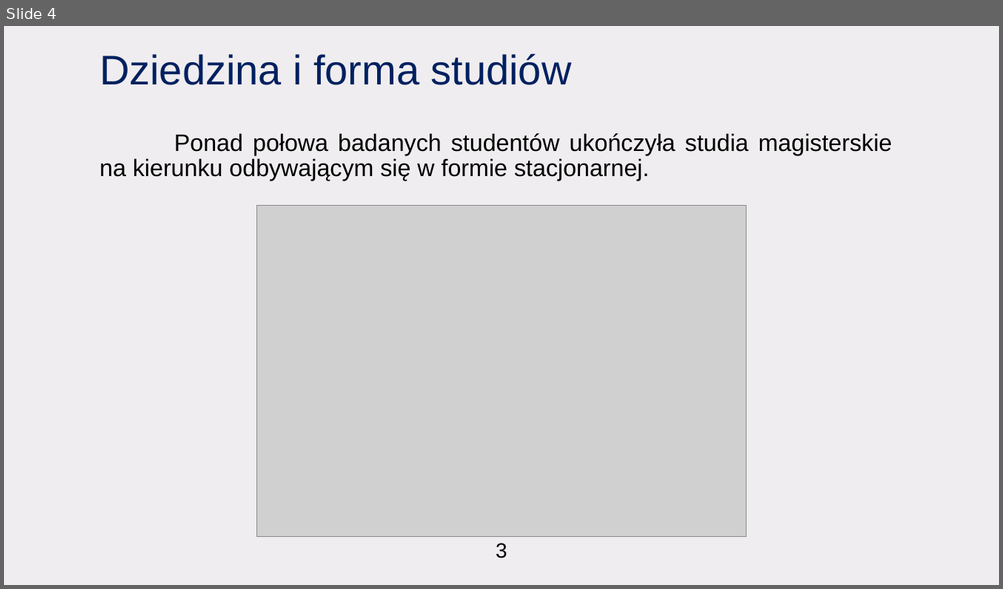
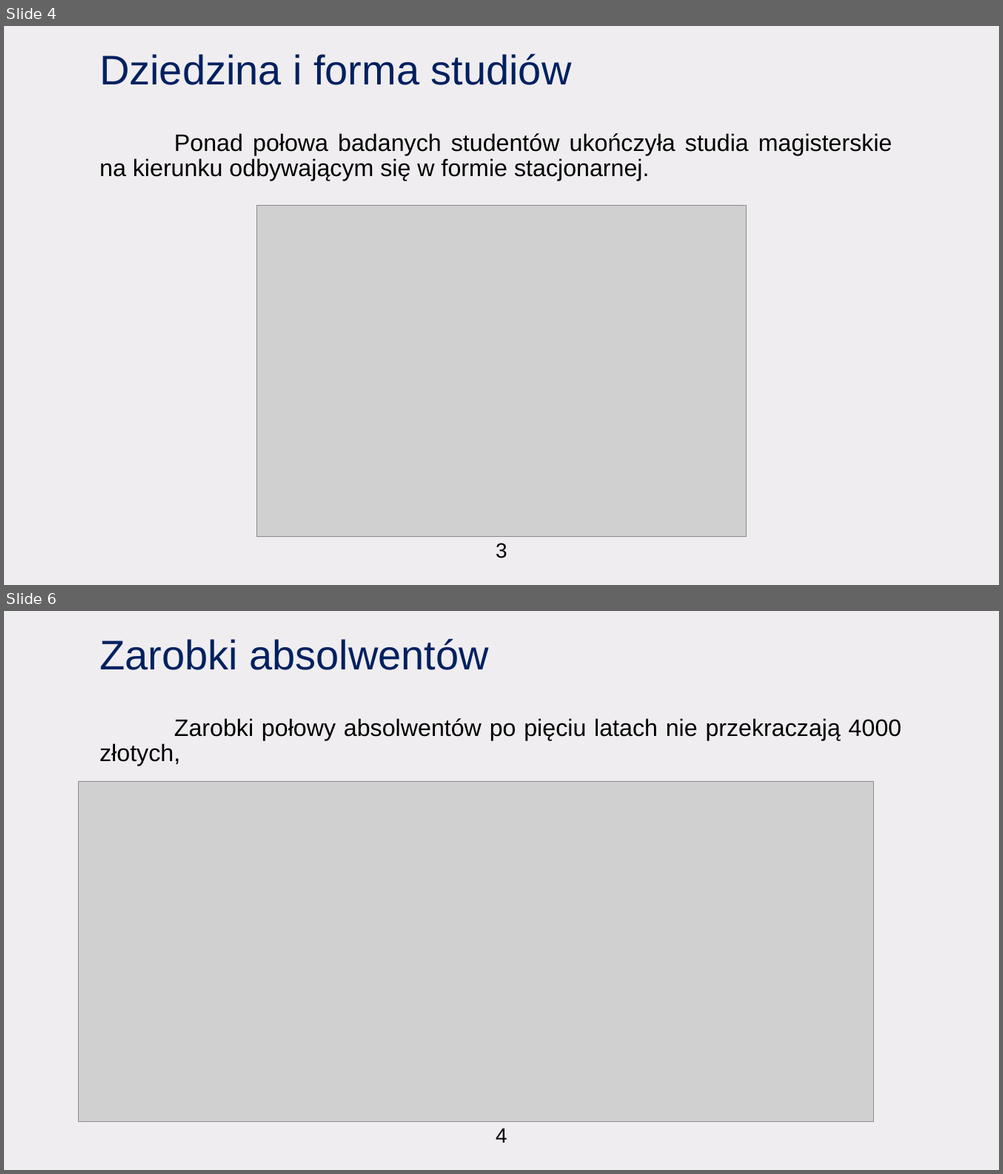
Before and after one commit to CptQuak/CasestudyGraduateEarnings, a slide deck: casestudy.pptx. Shown one above the other, each under a label of ours: slide 4 before the commit, slides 4 and 6 after it; the slides between them are not shown. The pictures are 1003x589 and 1003x1174 pixels, drawn with LibreOffice and Linux fonts; fonts in the diff are those of the drawing; grey boxes stand for pictures. Boxes give left, top, right and bottom in pixels: in the first picture for what was removed or moved away, otherwise in the second. Text is boxed around its words. In the diff, an @@ line names an element or a change of style, - is before the commit and + after.

```diff
--- a/casestudy.pptx
+++ b/casestudy.pptx
@@ slide 6 added at bbox=[4, 611, 999, 1170], background #EFEDEF @@
@@ title added at bbox=[99, 638, 489, 670], 40 pt, text #002060 @@
+Zarobki absolwentów
@@ text added at bbox=[99, 718, 902, 766], 23 pt, text #000000 @@
+Zarobki połowy absolwentów po pięciu latach nie przekraczają 4000 złotych,
@@ picture added at bbox=[79, 782, 874, 1122] @@
@@ text added at bbox=[495, 1128, 507, 1143], 20 pt, text #000000 @@
+4
```
Also in this commit, not shown: 2 slides changed, 4 other slides added, 1 slide removed, 9 other files.
